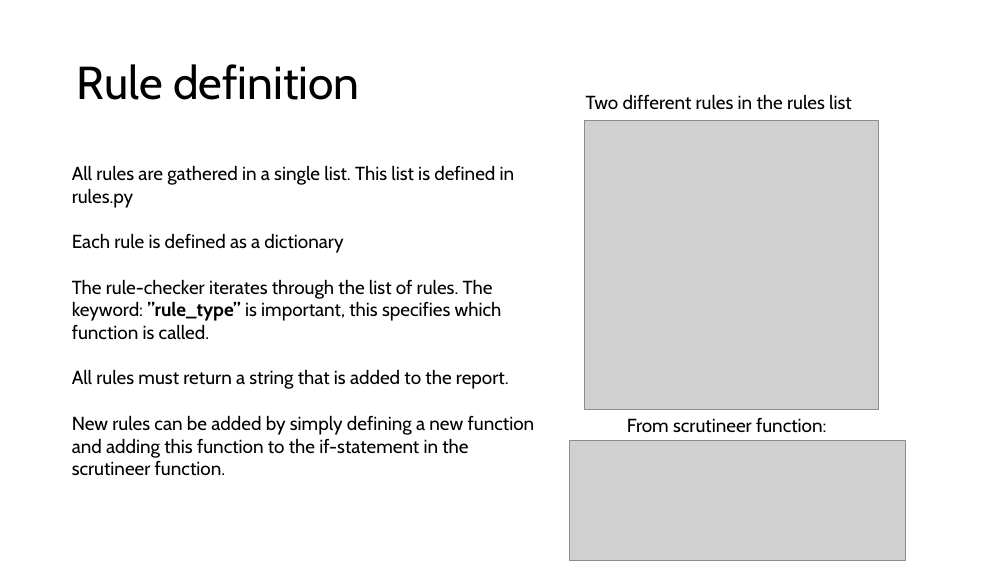
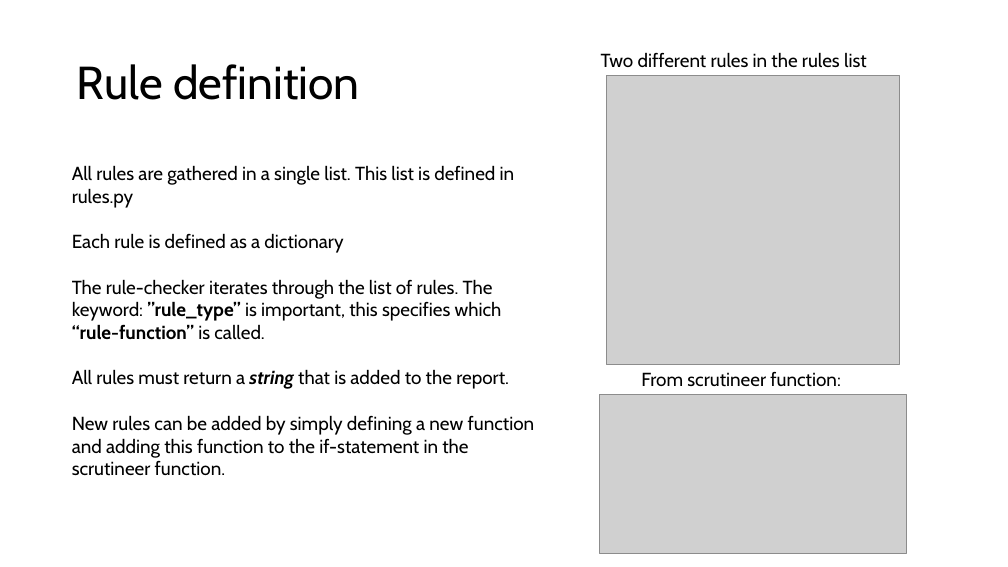
Before and after one commit to KoldskaalEng/autoScrutineer, a slide deck: slide 11 of introduction Auto-scrutineer.pptx (slide 10 before the commit). Drawn at 1008x567 pixels with LibreOffice and Linux fonts; fonts in the diff are those of the drawing; grey boxes stand for pictures. Boxes give left, top, right and bottom in pixels: in the first picture for what was removed or moved away, otherwise in the second. Text is boxed around its words. In the diff, an @@ line names an element or a change of style, - is before the commit and + after.

Commit message:
Version 0.9 of 2025 rules
added v0.9 of the 2025 MVRC-rules. Fixed the Z-fighting problem. added top/bottom visibility rule. added boundingbox-size rule. Other minor improvemtens.

```diff
--- a/introduction Auto-scrutineer.pptx
+++ b/introduction Auto-scrutineer.pptx
@@ text "Two different rules in the ...": place and size @@
-text "Two different rules in the ..." at [586, 94, 852, 110]
+text "Two different rules in the ..." at [601, 52, 867, 68]
@@ picture: place and size @@
-picture at [585, 121, 879, 410]
+picture at [606, 76, 901, 364]
@@ text at [72, 279, 502, 340]: text changed @@
-The rule-checker iterates through the list of rules. The keyword: ”rule_type” is important, this specifies which function is called.
+The rule-checker iterates through the list of rules. The keyword: ”rule_type” is important, this specifies which “rule-function” is called.
@@ text at [72, 369, 509, 389]: bold on, italic on in "string" @@
@@ text "From scrutineer function:": place and size @@
-text "From scrutineer function:" at [627, 418, 826, 433]
+text "From scrutineer function:" at [641, 372, 840, 387]
@@ picture: place and size @@
-picture at [570, 440, 906, 560]
+picture at [600, 395, 907, 554]
```
Also in this commit, not shown: 11 other slides changed, 1 slide added, 42 other files.
